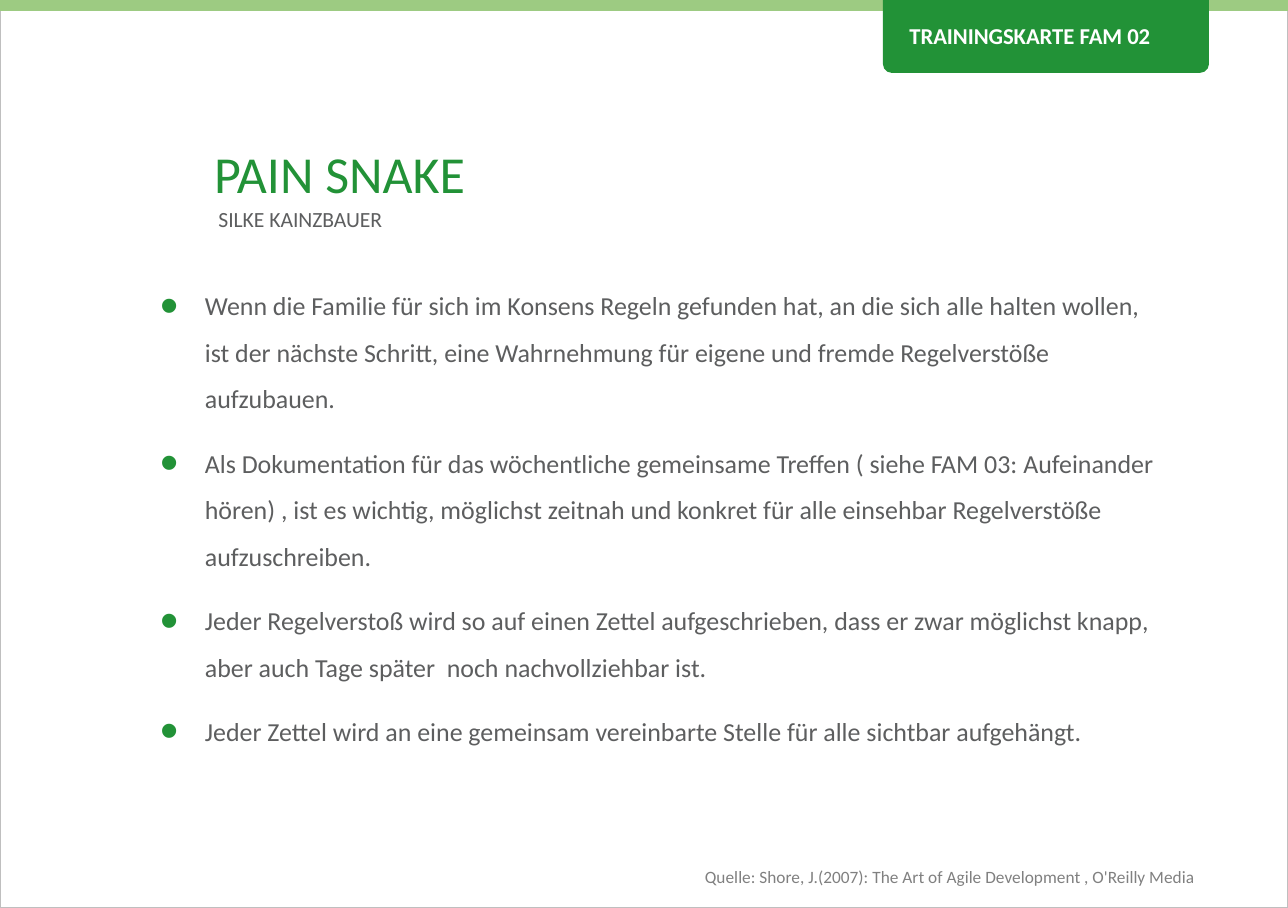
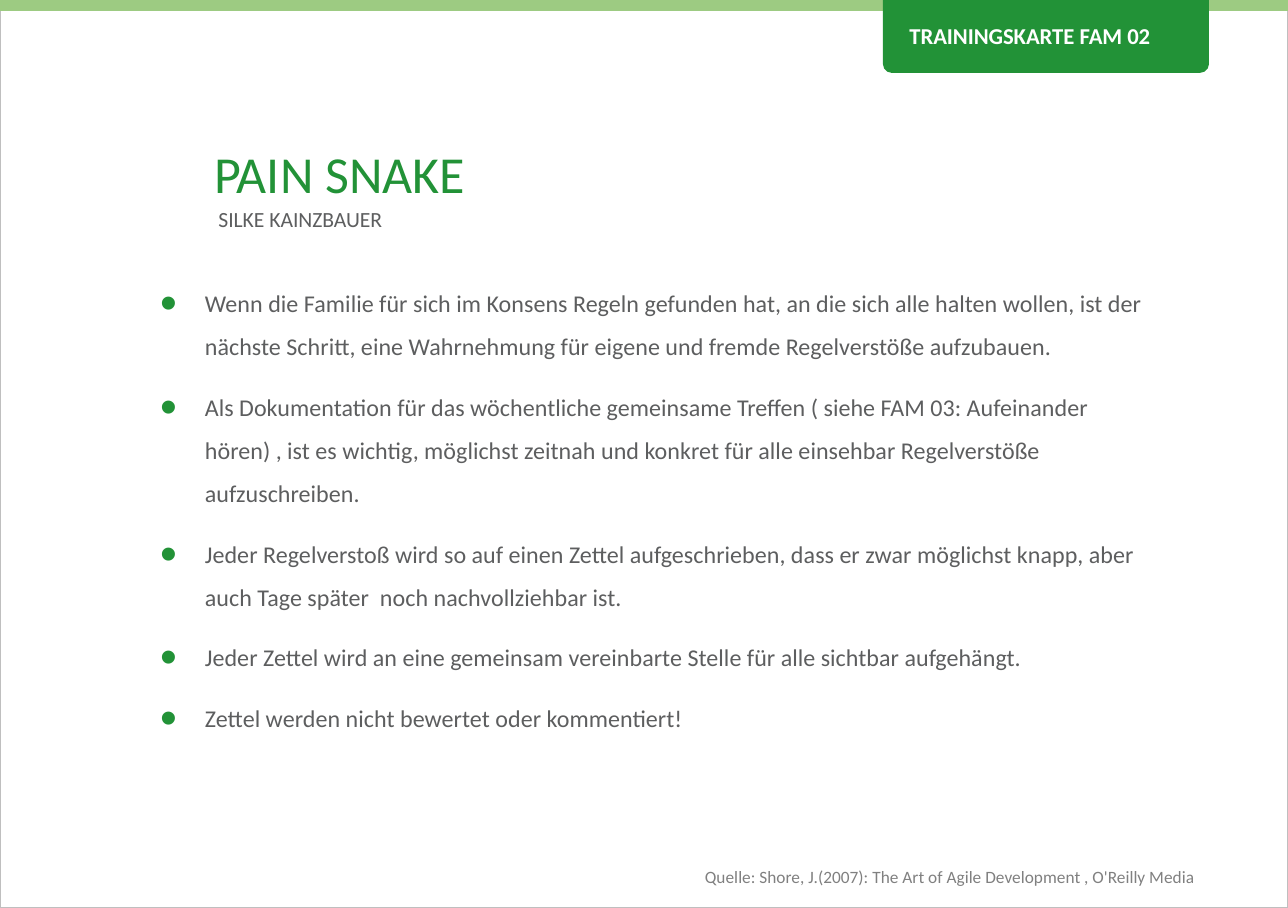
Before and after one commit to Teamtool/training-materials, a slide deck: slide 1 of training-cards/emotional erwachsen/Family (FAM)/ger/apprentice/ger_FAM_02_Pain_Snake_EE_A.pptx. Drawn at 1288x908 pixels with LibreOffice and Linux fonts; fonts in the diff are those of the drawing; background and template pictures are left out. Boxes give left, top, right and bottom in pixels: in the first picture for what was removed or moved away, otherwise in the second. Text is boxed around its words. In the diff, an @@ line names an element or a change of style, - is before the commit and + after.

```diff
--- a/training-cards/emotional erwachsen/Family (FAM)/ger/apprentice/ger_FAM_02_Pain_Snake_EE_A.pptx
+++ b/training-cards/emotional erwachsen/Family (FAM)/ger/apprentice/ger_FAM_02_Pain_Snake_EE_A.pptx
@@ text at (205,295,1141,670): size 12 to 11.1 pt @@
@@ text at (205,710,683,727): paragraph added @@
+• Zettel werden nicht bewertet oder kommentiert!
```
Also in this commit, not shown: 1 other slide changed, 1 other file.
